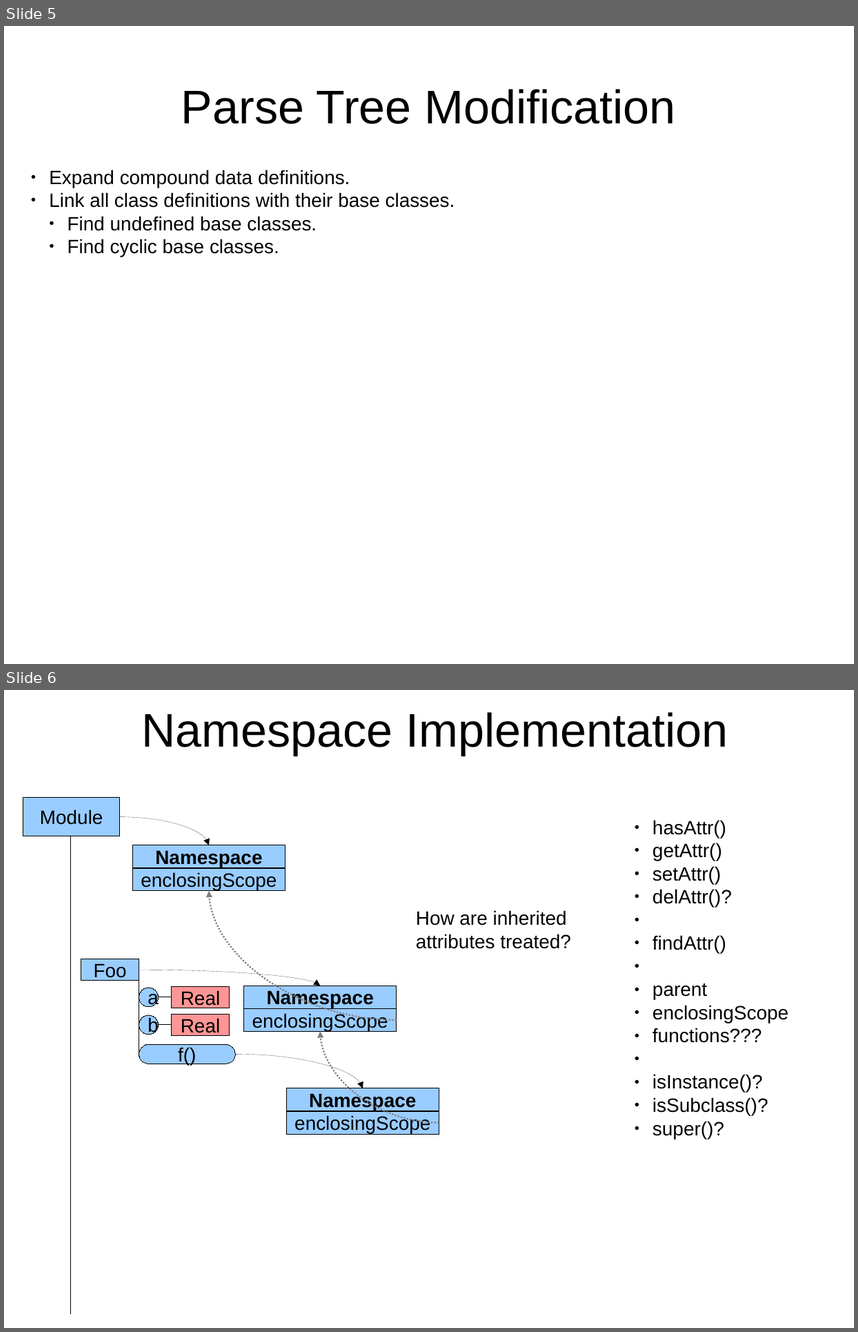
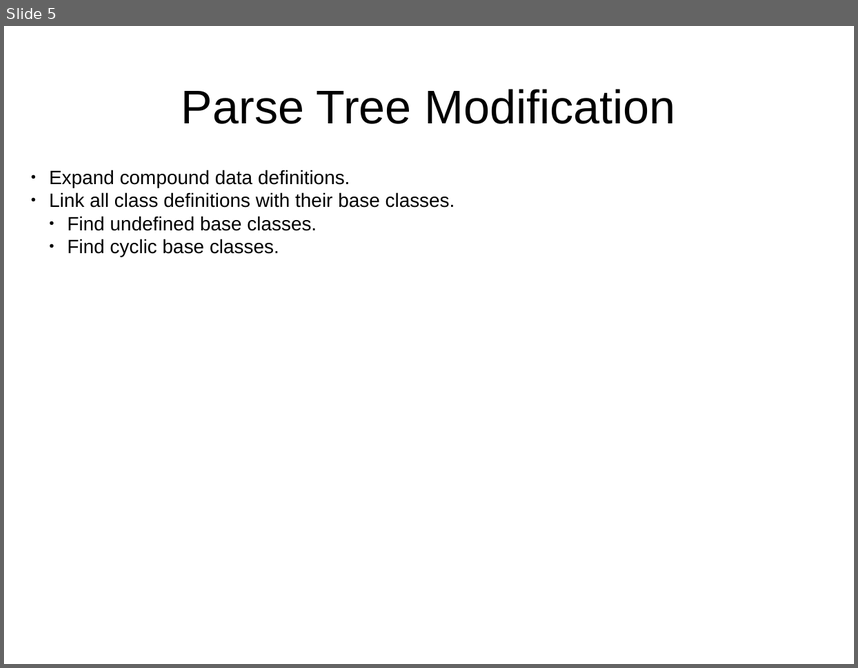
Before and after one commit to eike-welk/freeode, a slide deck: freeode_py/SIML Compiler Outline.odp. Shown one above the other, each under a label of ours: slides 5 and 6 before the commit, slide 5 after it. The pictures are 858x1332 and 858x668 pixels, drawn with LibreOffice and Linux fonts; fonts in the diff are those of the drawing. Boxes give left, top, right and bottom in pixels: in the first picture for what was removed or moved away, otherwise in the second. Text is boxed around its words. In the diff, an @@ line names an element or a change of style, - is before the commit and + after.

```diff
--- a/freeode_py/SIML Compiler Outline.odp
+++ b/freeode_py/SIML Compiler Outline.odp
@@ slide 6 removed at box(4, 690, 854, 1328), background #FFFFFF @@
@@ title removed at box(142, 712, 728, 756) @@
-Namespace Implementation
@@ rectangle removed at box(23, 797, 120, 836) @@
-Module
@@ curved arrow removed from (120, 816) to (209, 845) @@
@@ text removed at box(653, 820, 789, 1138) @@
-● hasAttr()
-● getAttr()
-● setAttr()
-● delAttr()?
-● findAttr()
-● parent
-● enclosingScope
-● functions???
-● isInstance()?
-● isSubclass()?
-● super()?
@@ elbow line removed from (71, 836) to (71, 1313) @@
@@ rectangle removed at box(133, 845, 286, 867) @@
-Namespace
@@ rectangle removed at box(133, 868, 286, 891) @@
-enclosingScope
@@ curved arrow removed from (397, 1020) to (209, 891) @@
@@ text removed at box(416, 910, 570, 949) @@
-How are inherited attributes treated?
@@ rectangle removed at box(81, 959, 139, 980) @@
-Foo
@@ curved arrow removed from (139, 970) to (320, 985) @@
@@ elbow line removed from (110, 980) to (139, 997) @@
@@ elbow line removed from (110, 980) to (139, 1025) @@
@@ elbow line removed from (110, 980) to (139, 1054) @@
@@ ellipse removed at box(139, 987, 159, 1006) @@
-a
@@ elbow line removed from (159, 997) to (172, 997) @@
@@ rectangle removed at box(172, 987, 229, 1008) @@
-Real
@@ rectangle removed at box(244, 985, 397, 1008) @@
-Namespace
@@ ellipse removed at box(139, 1015, 159, 1034) @@
-b
@@ rectangle removed at box(172, 1014, 229, 1035) @@
-Real
@@ rectangle removed at box(244, 1009, 397, 1031) @@
-enclosingScope
@@ elbow line removed from (159, 1025) to (172, 1025) @@
@@ curved arrow removed from (439, 1123) to (320, 1031) @@
@@ rounded rectangle removed at box(139, 1044, 235, 1063) @@
-f()
@@ curved arrow removed from (235, 1054) to (363, 1088) @@
@@ rectangle removed at box(286, 1088, 439, 1110) @@
-Namespace
@@ rectangle removed at box(286, 1111, 439, 1134) @@
-enclosingScope
```
Also in this commit, not shown: 1 slide added, 2 other files.
